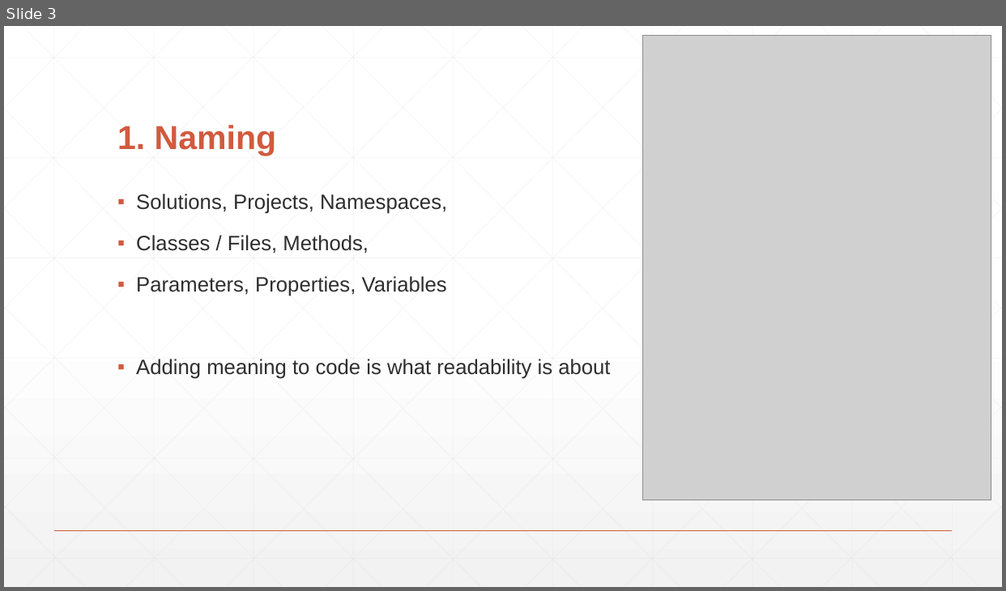
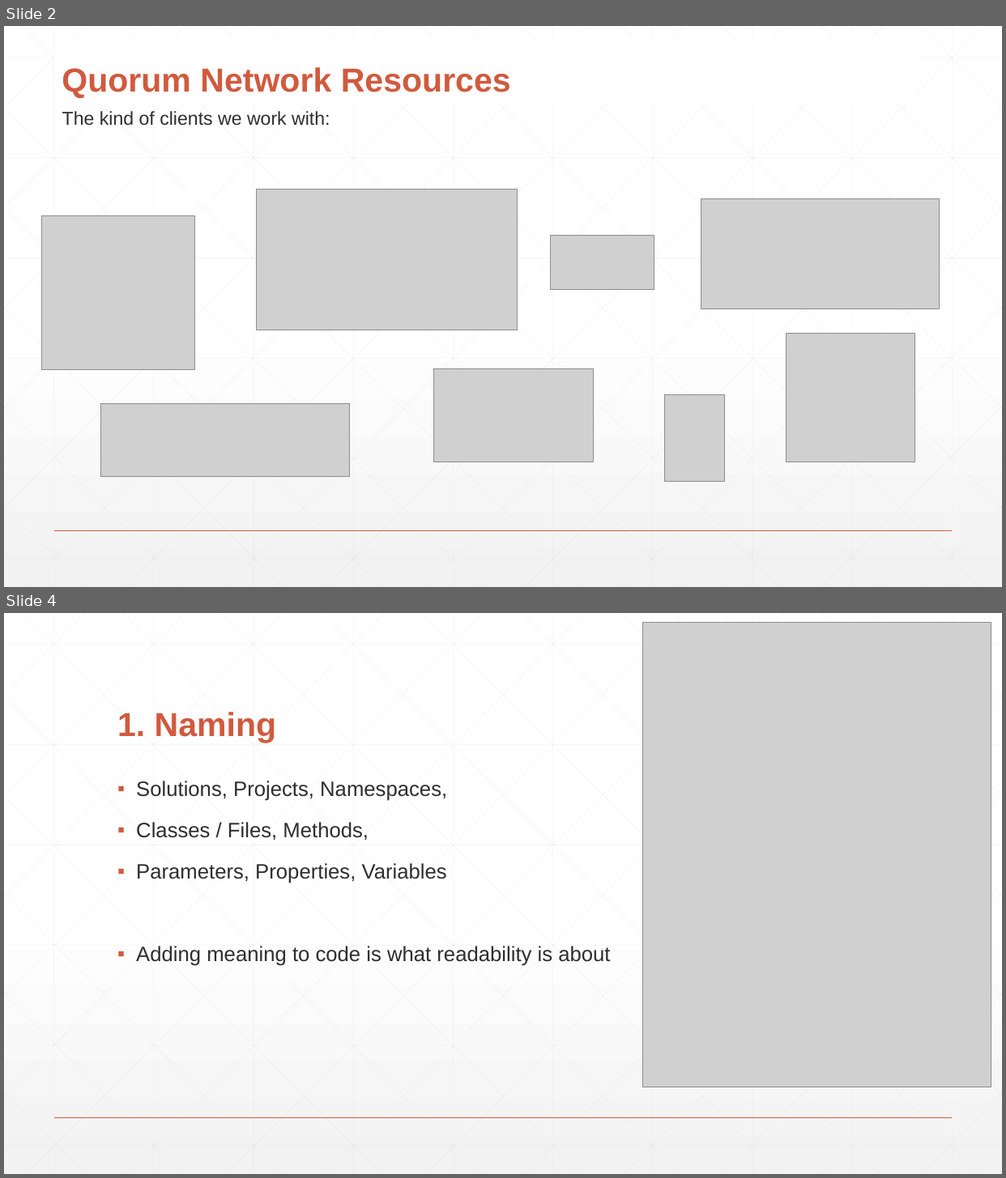
Before and after one commit to djhmateer/Refactoring, a slide deck: Presentation1.pptx. Shown one above the other, each under a label of ours: slide 3 before the commit, slides 2 and 4 after it; the slides between them are not shown. The pictures are 1006x591 and 1006x1178 pixels, drawn with LibreOffice and Linux fonts; fonts in the diff are those of the drawing; grey boxes stand for pictures. Boxes give left, top, right and bottom in pixels: in the first picture for what was removed or moved away, otherwise in the second. Text is boxed around its words. In the diff, an @@ line names an element or a change of style, - is before the commit and + after.

```diff
--- a/Presentation1.pptx
+++ b/Presentation1.pptx
@@ slide 2 added at [4,26,1002,587], background gradient #FFFFFF to #F2F2F2; not listed: 47 template elements that a slide beside it also shows @@
@@ text added at [62,67,511,98], 32 pt, text #D15A3E, bold @@
+Quorum Network Resources
@@ text added at [62,111,330,126], 18 pt, text #2D2E2D @@
+The kind of clients we work with:
@@ picture added at [257,190,518,331] @@
@@ picture added at [41,216,195,369] @@
@@ picture added at [701,199,940,309] @@
@@ picture added at [551,236,654,289] @@
@@ picture added at [786,334,915,463] @@
@@ picture added at [434,369,594,463] @@
@@ picture added at [100,404,349,476] @@
@@ picture added at [665,395,724,482] @@
@@ what was slide 3 is now slide 4 @@
```
Also in this commit, not shown: 2 slides changed, 2 other slides added, 3 other files.
